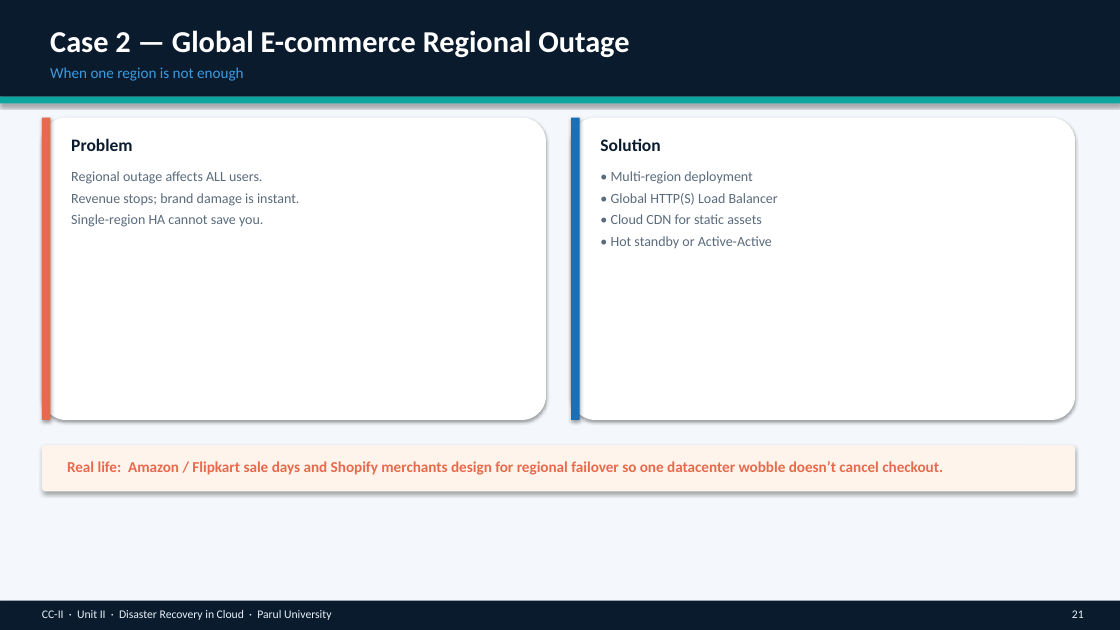
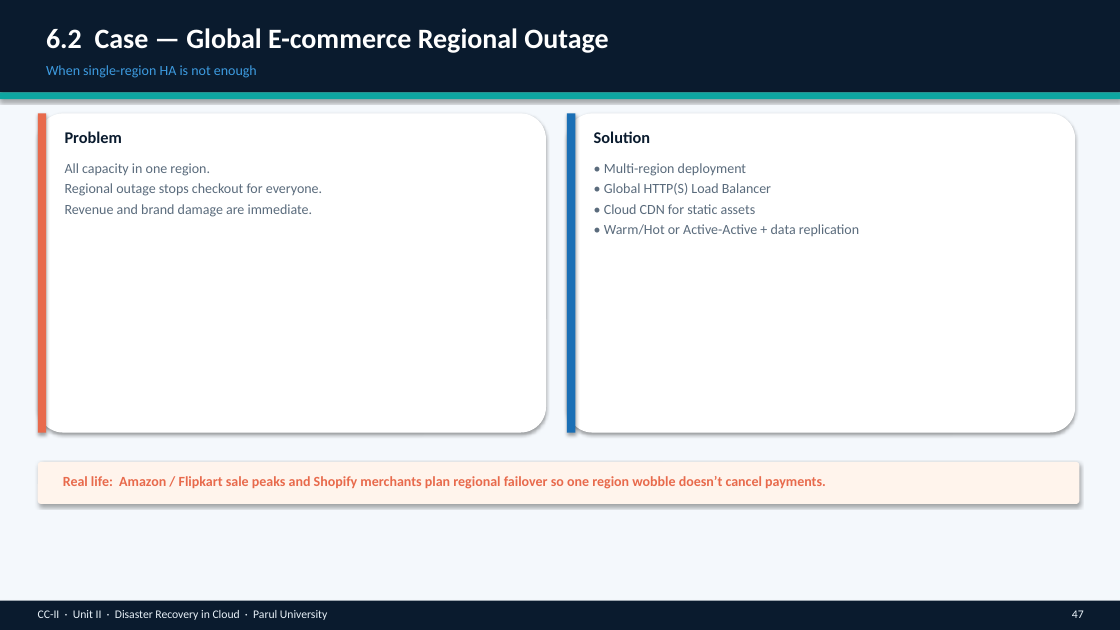
Before and after one commit to professorbhakta/cloud-II, a slide deck: slide 47 of ppt/CC-II-Unit-II-Disaster-Recovery-in-Cloud.pptx (slide 21 before the commit). Drawn at 1120x630 pixels with LibreOffice and Linux fonts; fonts in the diff are those of the drawing. Boxes give left, top, right and bottom in pixels: in the first picture for what was removed or moved away, otherwise in the second. Text is boxed around its words. In the diff, an @@ line names an element or a change of style, - is before the commit and + after.

```diff
--- a/ppt/CC-II-Unit-II-Disaster-Recovery-in-Cloud.pptx
+++ b/ppt/CC-II-Unit-II-Disaster-Recovery-in-Cloud.pptx
@@ rectangle: place and size @@
-rectangle at box(0, 0, 1120, 97)
+rectangle at box(0, 0, 1120, 92)
@@ text at box(46, 28, 608, 53): text changed; size 26 to 24 pt @@
-Case 2 — Global E-commerce Regional Outage
+6.2 Case — Global E-commerce Regional Outage
@@ text at box(46, 65, 257, 78): text changed; size 13 to 12 pt @@
-When one region is not enough
+When single-region HA is not enough
@@ rectangle: place and size @@
-rectangle at box(0, 97, 1120, 103)
+rectangle at box(0, 92, 1120, 99)
@@ rounded rectangle: place and size @@
-rounded rectangle at box(42, 118, 546, 420)
+rounded rectangle at box(38, 113, 546, 433)
@@ rectangle: place and size @@
-rectangle at box(42, 118, 50, 420)
+rectangle at box(38, 113, 46, 433)
@@ rounded rectangle: place and size @@
-rounded rectangle at box(571, 118, 1075, 420)
+rounded rectangle at box(567, 113, 1075, 433)
@@ rectangle: place and size @@
-rectangle at box(571, 118, 580, 420)
+rectangle at box(567, 113, 576, 433)
@@ text "Problem": place and size @@
-text "Problem" at box(71, 138, 132, 151)
+text "Problem" at box(65, 131, 122, 143)
@@ text "Problem" at box(65, 131, 122, 143): size 15 to 14 pt; less space between paragraphs @@
@@ text "Solution" at box(594, 131, 650, 143): size 15 to 14 pt; less space between paragraphs @@
@@ text at box(65, 163, 322, 217): text changed @@
-Regional outage affects ALL users.
-Revenue stops; brand damage is instant.
-Single-region HA cannot save you.
+All capacity in one region.
+Regional outage stops checkout for everyone.
+Revenue and brand damage are immediate.
@@ text "• Multi-region deployment": place and size @@
-text "• Multi-region deployment" at box(611, 171, 778, 248)
+text "• Multi-region deployment" at box(604, 163, 859, 236)
@@ text at box(604, 163, 771, 214): less space between paragraphs @@
@@ text at box(604, 224, 859, 236): text changed @@
-• Hot standby or Active-Active
+• Warm/Hot or Active-Active + data replication
@@ rounded rectangle: place and size @@
-rounded rectangle at box(42, 445, 1075, 492)
+rounded rectangle at box(38, 462, 1080, 504)
@@ text at box(63, 476, 826, 489): text changed; size 13 to 12 pt @@
-Real life: Amazon / Flipkart sale days and Shopify merchants design for regional failover so one datacenter wobble doesn’t cancel checkout.
+Real life: Amazon / Flipkart sale peaks and Shopify merchants plan regional failover so one region wobble doesn’t cancel payments.
@@ text "CC-II · Unit II · ..." at box(38, 610, 327, 620): less space between paragraphs @@
@@ text at box(1072, 610, 1084, 618): text changed @@
-21
+47
```
Also in this commit, not shown: 18 other slides changed, 39 slides added, 9 slides removed, 2 other files.
